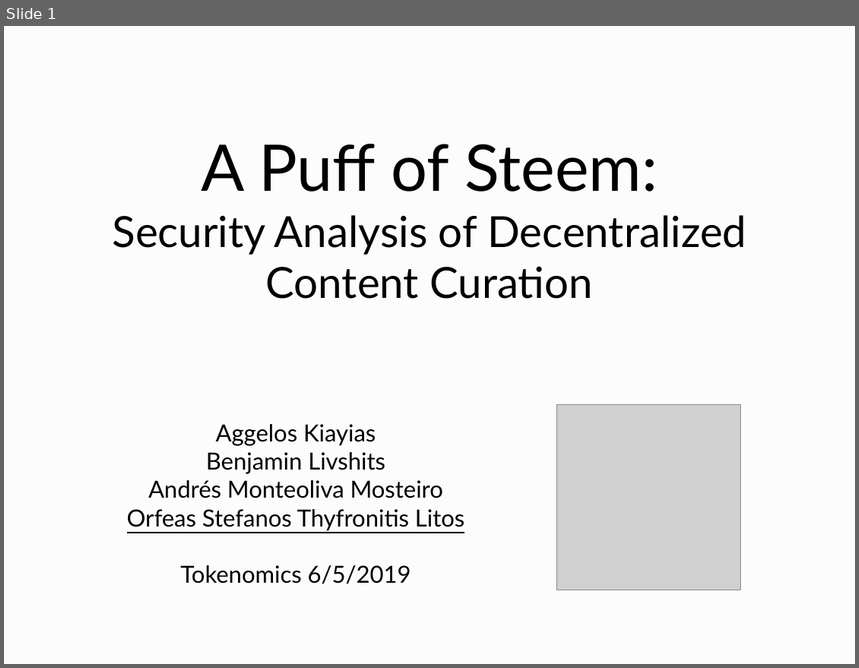
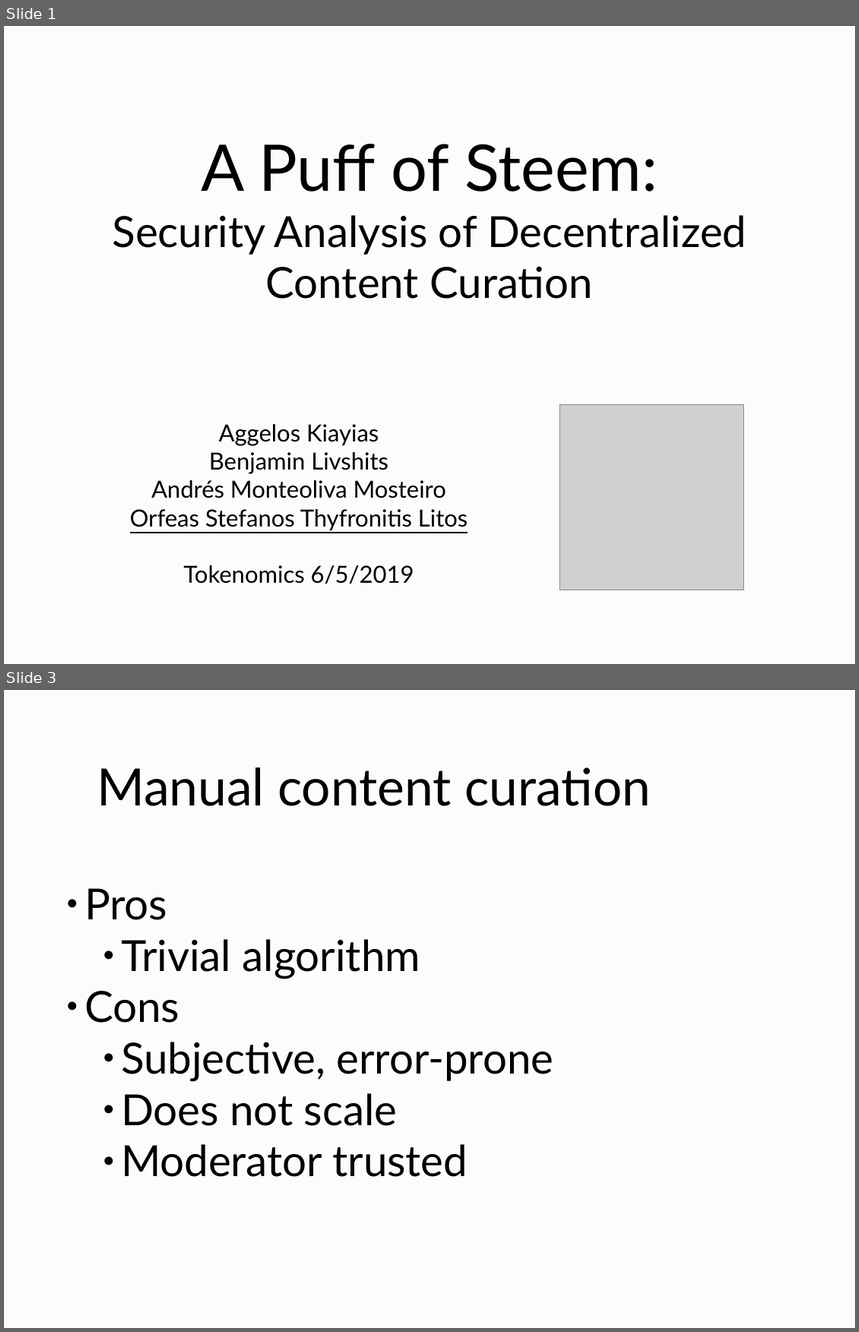
Before and after one commit to curationTeam/fairPostOrdering, a slide deck: slides/slides.odp. Shown one above the other, each under a label of ours: slide 1 before the commit, slides 1 and 3 after it; the slides between them are not shown. The pictures are 859x668 and 859x1332 pixels, drawn with LibreOffice and Linux fonts; fonts in the diff are those of the drawing; grey boxes stand for pictures. Boxes give left, top, right and bottom in pixels: in the first picture for what was removed or moved away, otherwise in the second. Text is boxed around its words. In the diff, an @@ line names an element or a change of style, - is before the commit and + after.

```diff
--- a/slides/slides.odp
+++ b/slides/slides.odp
@@ slide 3 added at (4, 690, 855, 1328), background #FCFCFC @@
@@ title added at (97, 768, 651, 806), 48 pt, text #000000 @@
+Manual content curation
@@ text added at (85, 888, 553, 1177), 40 pt, text #000000 @@
+● Pros
+    ● Trivial algorithm
+● Cons
+    ● Subjective, error-prone
+    ● Does not scale
+    ● Moderator trusted
@@ slide 1 changed as well @@
@@ picture: place and size @@
-picture at (557, 405, 741, 591)
+picture at (560, 405, 744, 591)
@@ text "Aggelos Kiayias": place and size @@
-text "Aggelos Kiayias" at (127, 424, 465, 585)
+text "Aggelos Kiayias" at (130, 424, 468, 585)
```
Also in this commit, not shown: 19 other slides added, 1 slide removed.
